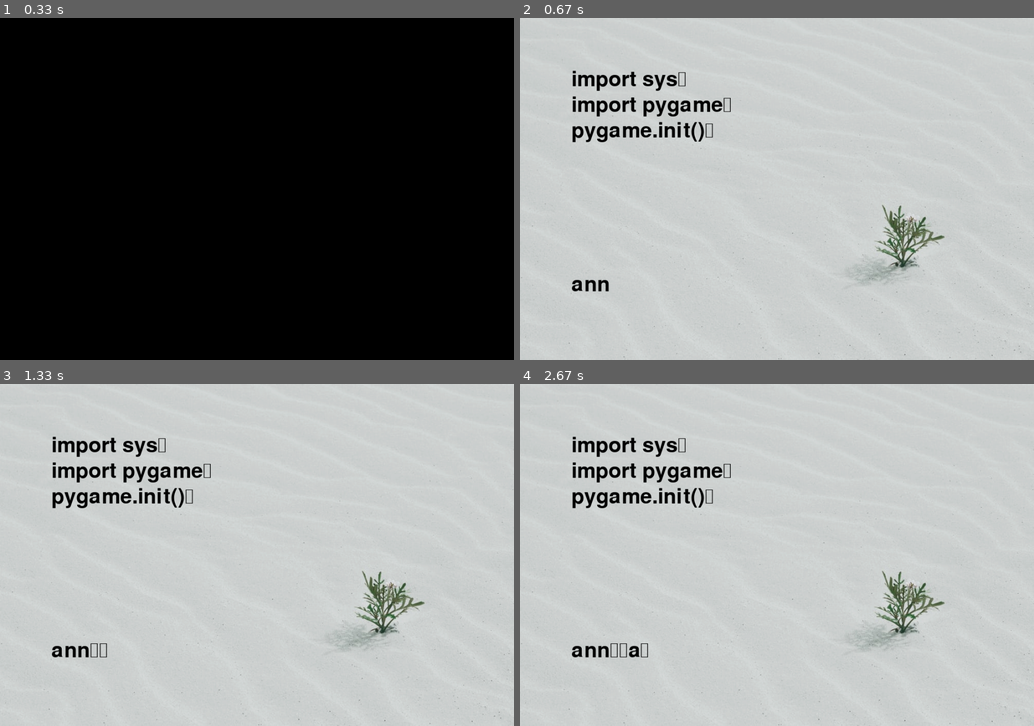
Above: before the commit, frames 1-4 (two rows, left to right).
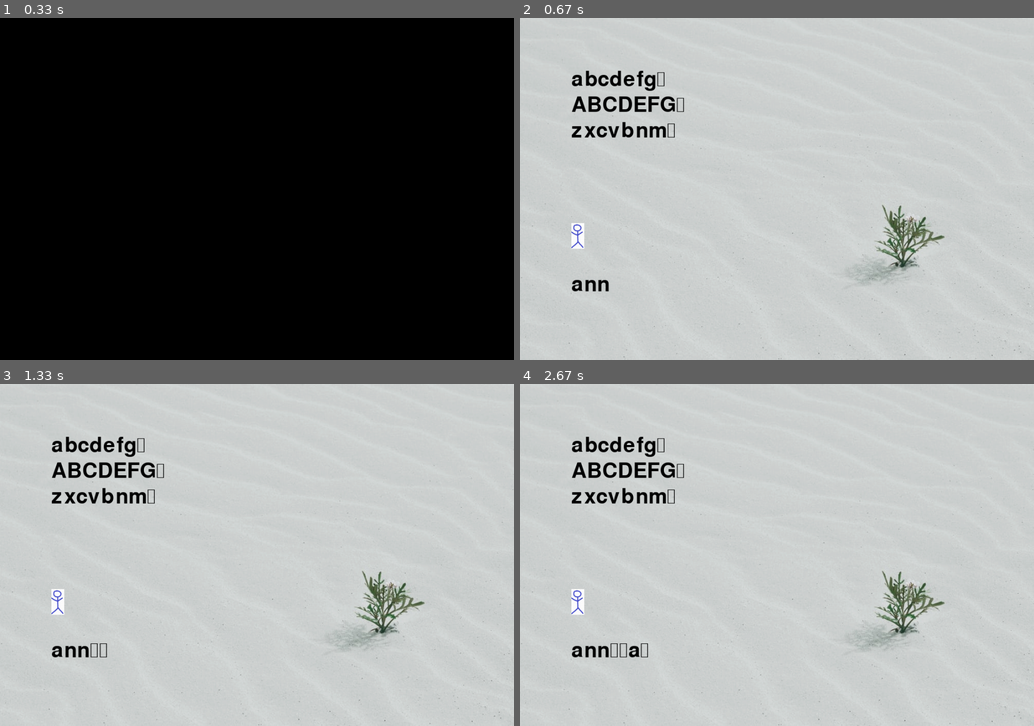
Above: after the commit, the same moments.

Repository: lihaoooooo/finalwork
Game: pygame game, started from pygame_mainpart.py
Same seed, same stepped clock (60 frames per second), same inputs: the game is played once before the commit and once after it.
Inputs:
- Up to frame 1 (0.33 s): no input
- Up to frame 2 (0.67 s): type "ann" at 0.33 s
- Up to frame 3 (1.33 s): tap Enter at 0.67, 0.88 s
- Up to frame 4 (2.67 s): type "a" at 2.32 s; tap Enter at 2.45 s

Frame 1 is identical in both runs. In frame 2, 2.3% of the frame differs, in the area x 10-41%, y 15-68%; in frame 3, 2.3%; in frame 4, 2.3%.

Commit message:
提交作业的版本2 增加小人

Diff:
--- a/pygame_mainpart.py
+++ b/pygame_mainpart.py
@@ -1,29 +1,23 @@
 import sys
 import pygame
-
 # 初始化
-
 pygame.init()
 width, height = 1000, 667
 screen = pygame.display.set_mode((width, height))
 pygame.display.set_caption("coding_practice")
 background = pygame.image.load("background.jpg").convert()
-bacrground_rect = background.get_rect()
+stickman = pygame.image.load("stickman.gif").convert()
 fps = 30
 fclock = pygame.time.Clock()
 myfont = pygame.font.Font(None, 60)  # 创建字体
 input_pos = (100, 500)
 reginal_line_pos = (100, 100)
-
-pygame.event.get()
-pygame.display.update()
+man_pos = [x,y] = [100,400]
 # 待添加：音乐初始化部分
-
 with open("text.txt") as f:  # 读取模板文本文件，将其转化为一排为单元的列表
     read_data_in_line = []
     for line in f:
         read_data_in_line.append(line)
-
 line_in = ""
 
 
@@ -33,14 +27,12 @@
     screen.blit(texlmage, input_pos)
 
 
-# print(line_in)
-
-
 class Upper_line:
     counter = 0
 
     def draw_up_line(self, text):
         screen.blit(background, (0, 0))
+        screen.blit(stickman,man_pos)
         if self.counter <= len(text) - 3:
             text_1 = myfont.render(text[self.counter], True, (0, 0, 0))
             text_2 = myfont.render(text[self.counter + 1], True, (0, 0, 0))
@@ -103,7 +95,6 @@
 
 # 游戏主体
 while True:
-
     key_in = ""
     for event in pygame.event.get():
         if event.type == pygame.QUIT:
@@ -139,9 +130,8 @@
                 td.count_order = 0
             if td.row_order >= len(read_data_in_line):
                 td.draw_result()
-
-    print(td.count_correct, td.count_char, td.count_error, td.count_time / 30)
-
+    man_pos[0] = 100 + td.row_order / len(read_data_in_line) * 500
+#    print(td.count_correct, td.count_char, td.count_error, td.count_time / 30)
     pygame.display.update()
     fclock.tick(fps)
     td.count_time += 1
--- a/text.txt
+++ b/text.txt
@@ -1,127 +1,6 @@
-import sys
-import pygame
-pygame.init()
-width, height = 1000, 667
-screen = pygame.display.set_mode((width, height))
-pygame.display.set_caption("coding_practice")
-background = pygame.image.load("background.jpg").convert()
-bacrground_rect = background.get_rect()
-fps = 30
-fclock = pygame.time.Clock()
-myfont = pygame.font.Font(None, 60)
-input_pos = (100, 500)
-reginal_line_pos = (100, 100)
-with open("text.txt") as f:
-    read_data_in_line = []
-    for line in f:
-        read_data_in_line.append(line)
-
-line_in = ""
-
-
-def draw_button_line(a):
-    texlmage = myfont.render(a, True, (0, 0, 0))
-    ul.draw_up_line(read_data_in_line)
-    screen.blit(texlmage, input_pos)
-
-
-print(line_in)
-
-
-class Upper_line:
-    counter = 0
-    def draw_up_line(self, text):
-        screen.blit(background, (0, 0))
-        if self.counter <= len(text) - 3:
-            text_1 = myfont.render(text[self.counter], True, (0, 0, 0))
-            text_2 = myfont.render(text[self.counter + 1], True, (0, 0, 0))
-            text_3 = myfont.render(text[self.counter + 2], True, (0, 0, 0))
-            screen.blit(text_1, (100, 100))
-            screen.blit(text_2, (100, 150))
-            screen.blit(text_3, (100, 200))
-        elif self.counter <= len(text) - 2:
-            text_1 = myfont.render(text[self.counter], True, (0, 0, 0))
-            text_2 = myfont.render(text[self.counter + 1], True, (0, 0, 0))
-            screen.blit(text_1, (100, 100))
-            screen.blit(text_2, (100, 150))
-        elif self.counter <= len(text) - 1:
-            text_1 = myfont.render(text[self.counter], True, (0, 0, 0))
-            screen.blit(text_1, (100, 100))
-        else:
-            pass
-
-
-class Typing_data:
-    count_char = 0
-    count_time = 0
-    count_correct = 0
-    count_error = 0
-    count_order = 0
-    row_order = 0
-
-    def get_WPM(self):
-        return (self.count_char / 5) / (self.count_time / 30) * 60
-
-    def get_correct_rate(self):
-        return self.count_correct / self.count_char
-
-    def get_backspace(self):
-        if self.count_order > 0:
-            self.count_order -= 1
-            self.count_char -= 1
-            self.count_error -= 1
-        elif self.row_order > 0:
-            self.row_order -= 1
-        else:
-            pass
-
-    def draw_result(self):
-        screen.blit(background, (0, 0))
-        text_1 = myfont.render("WPM : {:.2f}".format(self.get_WPM()), True, (0, 0, 0))
-        text_2 = myfont.render("correct rate : {:.2f}".format(self.get_correct_rate()), True, (0, 0, 0))
-        text_3 = myfont.render("time : {:.2f}".format(self.count_time / 30), True, (0, 0, 0))
-        screen.blit(text_1, (100, 100))
-        screen.blit(text_2, (100, 150))
-        screen.blit(text_3, (100, 200))
-ul = Upper_line()
-td = Typing_data()
-while True:
-    key_in = ""
-    for event in pygame.event.get():
-        if event.type == pygame.QUIT:
-            sys.exit()
-        elif event.type == pygame.KEYDOWN:
-            key_in = event.unicode
-            if event.unicode != "":
-                line_in = line_in + key_in
-                draw_button_line(line_in)
-                if (event.unicode <= 'z' and event.unicode >= 'a') or (
-                        event.unicode <= 'Z' and event.unicode >= 'A') or (
-                        event.unicode <= '9' and event.unicode >= '0'):
-                    td.count_char += 1
-                if td.row_order < len(read_data_in_line) and td.count_order < len(read_data_in_line[td.row_order]):
-                    if (event.unicode == read_data_in_line[td.row_order][td.count_order]):
-                        td.count_correct += 1
-                    else:
-                        td.count_error += 1
-                td.count_order += 1
-            elif event.key == 8:  #
-                line_in = line_in[0:-1]
-                td.get_backspace()
-                if td.count_order == 0:
-                    ul.counter -= 1
-                draw_button_line(line_in)
-            elif event.key == 13:
-                ul.counter += 1
-                draw_button_line(line_in)
-                line_in = ""
-                draw_button_line(line_in)
-                td.row_order += 1
-                td.count_order = 0
-            if td.row_order >= len(read_data_in_line):
-                td.draw_result()
-
-    print(td.count_correct, td.count_char, td.count_error, td.count_time / 30)
-    pygame.display.update()
-    fclock.tick(fps)
-    td.count_time += 1
+abcdefg
+ABCDEFG
+zxcvbnm
+ZXCVBNM
+WDNMD
+lbwnb
